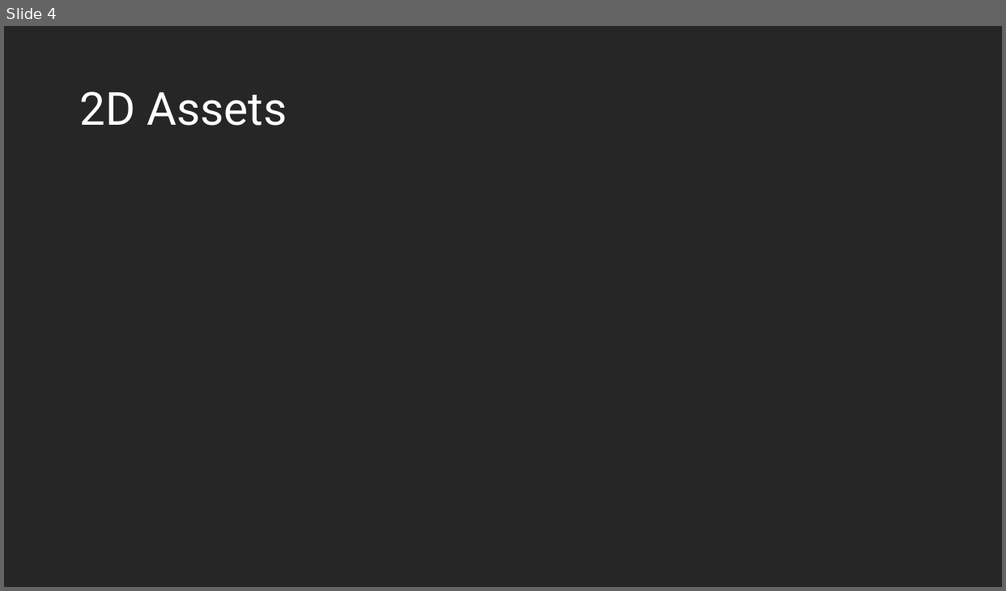
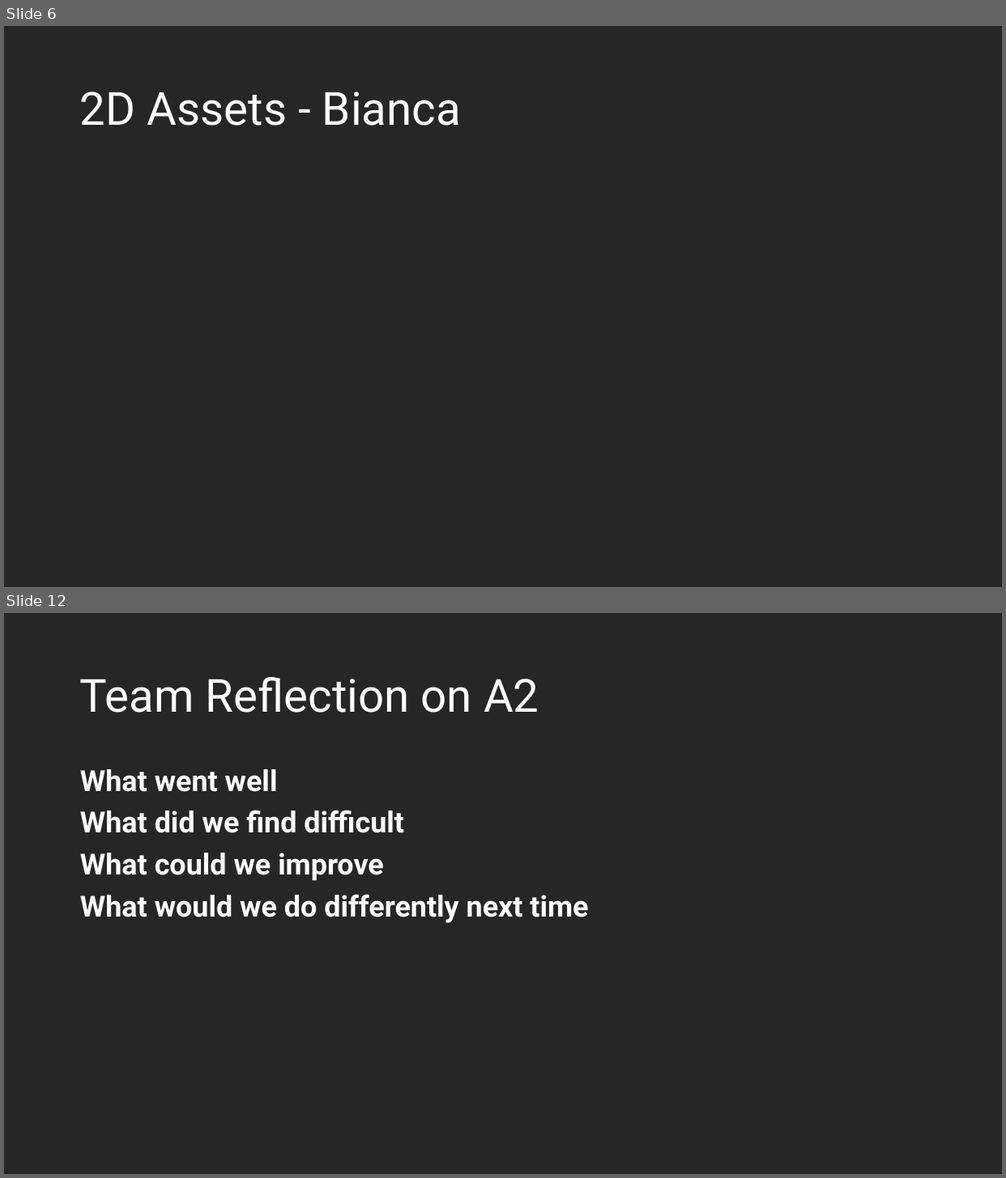
Before and after one commit to LateKnightDev/Barry_Trotter_CoS, a slide deck: presentation/RGP204_A2_TheLateKnights_Presentation.pptx. Shown one above the other, each under a label of ours: slide 4 before the commit, slides 6 and 12 after it; the slides between them are not shown. The pictures are 1006x591 and 1006x1178 pixels, drawn with LibreOffice and Linux fonts; fonts in the diff are those of the drawing. Boxes give left, top, right and bottom in pixels: in the first picture for what was removed or moved away, otherwise in the second. Text is boxed around its words. In the diff, an @@ line names an element or a change of style, - is before the commit and + after.

Commit message:
Starting to add time rewind sound, plus presentation updates

```diff
--- a/presentation/RGP204_A2_TheLateKnights_Presentation.pptx
+++ b/presentation/RGP204_A2_TheLateKnights_Presentation.pptx
@@ slide 12 added at box(4, 613, 1002, 1174), background #262626 @@
@@ title added at box(80, 677, 539, 713), 44 pt, text #FFFFFF @@
+Team Reflection on A2
@@ text added at box(80, 769, 588, 923), 28 pt, text #FFFFFF, bold @@
+What went well
+What did we find difficult
+What could we improve
+What would we do differently next time
@@ what was slide 4 is now slide 6 @@
@@ slide 6 changed as well @@
@@ title at box(80, 92, 461, 126): text changed @@
-2D Assets
+2D Assets - Bianca
```
Also in this commit, not shown: 3 other slides changed, 8 other slides added, 1 slide removed, 7 other files.
